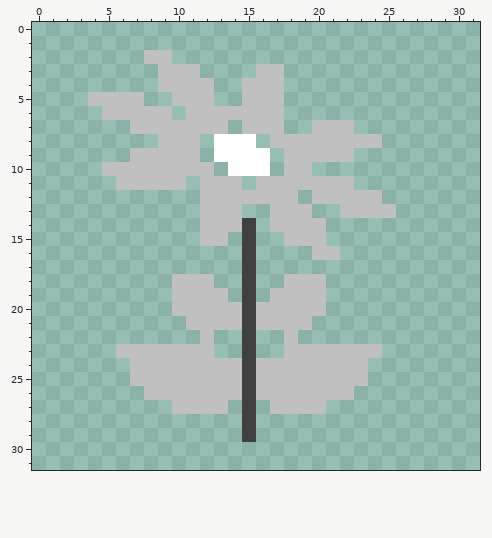
Pixel-art sprite -- icons/Blume.png. Above is the file before it was changed.
The file is 32x32 pixels.
New version:
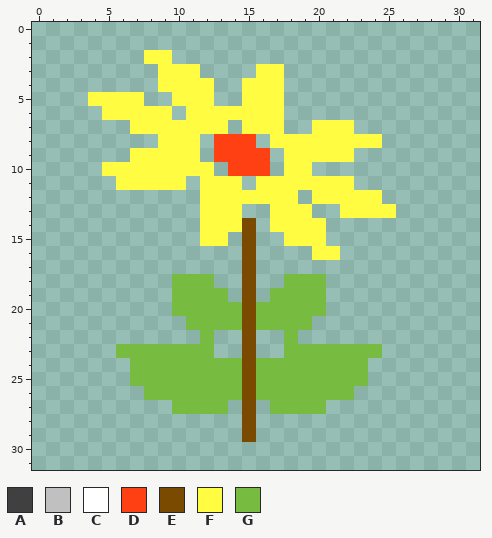
Palette (. is transparent): A #404040  B #c0c0c0  C #ffffff  D #ff4013  E #7a4a00  F #fffc41  G #77bb41
Edits made:
Changed rows in their new state; - is an unchanged pixel.
first column x 4:
 2 ----FF----------------
 3 -----FFF----FF--------
 4 -----FFFF--FFF--------
 5 FFFF--FFF--FFF--------
 6 -FFFFF-FFFFFFF--------
 7 ---FFFFFFF-FFF--FFF---
 8 -----FFF-DDD-FFFFFFFF-
 9 ---FFFFF-DDDD-FFFFF---
10 -FFFFFFFF-DDD-FF------
11 --FFFFF-FFF-FFFFFFF---
12 --------FFFFFFF-FFFFF-
13 --------FFF--FFF--FFFF
14 --------FFFE-FFFF-----
15 --------FF-E--FFF-----
16 -----------E----FF----
17 -----------E----------
18 ------GGG--E--GGG-----
19 ------GGGG-E-GGGG-----
20 ------GGGGGEGGGGG-----
21 -------GGGGEGGGG------
22 --------G--E--G-------
23 --GGGGGGG--E--GGGGGGG-
24 ---GGGGGGGGEGGGGGGGG--
25 ---GGGGGGGGEGGGGGGGG--
26 ----GGGGGGGEGGGGGGG---
27 ------GGGG-E-GGGG-----
28 -----------E----------
29 -----------E----------
Boxes around the changes in both pictures, in picture pixels (x1, y1, x2, y2):
changed: (88, 50, 396, 442)
